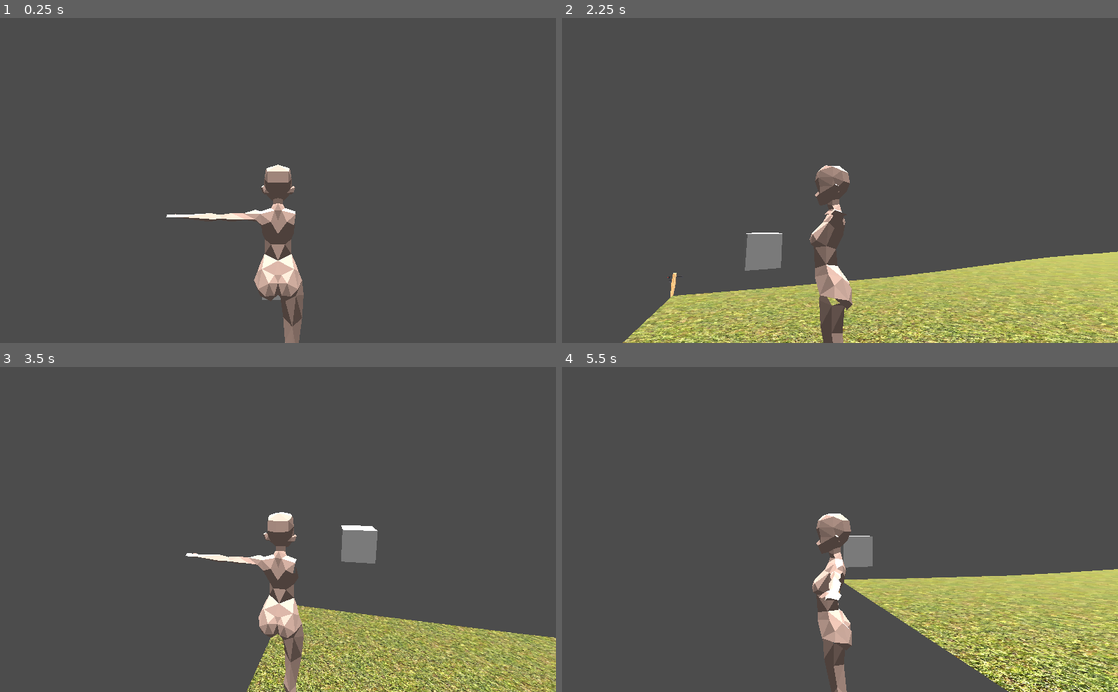
Above: before the commit, frames 1-4 (two rows, left to right).
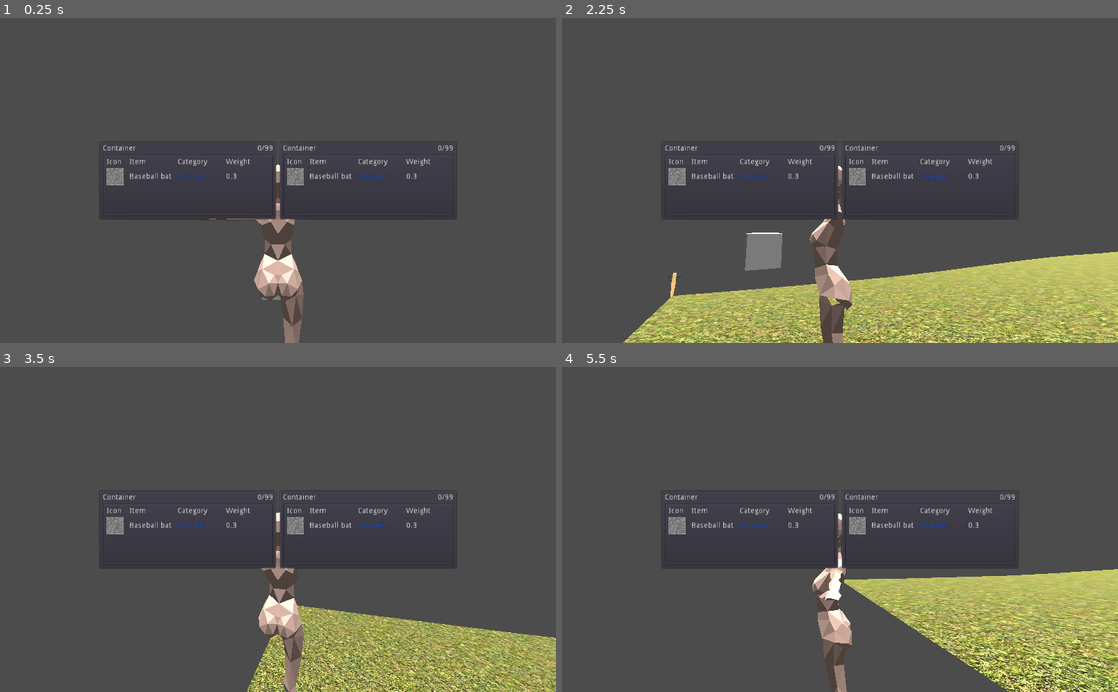
Above: after the commit, the same moments.

Repository: paperweights/z
Game: Godot game, scene res://world/world.tscn
The game is run twice, just before and just after one commit, with the same random seed, the same clock (stepped at 60 frames per second) and the same inputs.
Inputs (mouse positions are in pixels of both pictures, inside the frame that each line leads up to):
- Up to frame 1 (0.25 s): no input
- Up to frame 2 (2.25 s): tap Enter at 0.5 s; move the mouse to (867, 180) at 0.52 s; hold S (camera_backward) 0.53-1.28 s; tap Space (player_jump) at 0.77, 1.52 s; move the mouse to (812, 180) at 1.27 s; tap W (camera_forward) at 1.35 s; move the mouse to (851, 174) at 2.02 s; hold A (camera_left) from 2.03 s (still down)
- Up to frame 3 (3.5 s): move the mouse to (272, 536) at 2.77 s; release A (camera_left) at 2.78 s; tap D (camera_right) at 2.85 s; tap Space (player_jump) at 3.02 s
- Up to frame 4 (5.5 s): move the mouse to (878, 532) at 3.52 s; hold S (camera_backward) 3.53-4.28 s; tap Space (player_jump) at 3.77, 4.52, 5 s; move the mouse to (795, 526) at 4.27 s; tap W (camera_forward) at 4.35 s; move the mouse to (845, 529) at 5.02 s; hold A (camera_left) from 5.03 s (still down)

The runs differ from the first frame. In frame 1, 2.2% of the frame differs, in the area x 17-83%, y 38-63%; in frame 2, 2.0%; in frame 3, 2.9%; in frame 4, 2.5%.

Commit message:
working on items
items are resources, which means they're defined in files

containers store items, like an inventory or box

working on container ui

Diff:
--- /dev/null
+++ b/items/container.gd
@@ -0,0 +1,4 @@
+extends Reference
+
+export(float) var _max_weight
+export(Array, Resource) var _items = []
--- /dev/null
+++ b/items/item.gd
@@ -0,0 +1,6 @@
+extends Resource
+class_name Item
+
+export(String) var name
+export(Texture) var icon
+export(float) var weight
--- /dev/null
+++ b/items/resources/gun.tres
@@ -0,0 +1,8 @@
+[gd_resource type="Resource" load_steps=2 format=2]
+
+[ext_resource path="res://items/item.gd" type="Script" id=1]
+
+[resource]
+script = ExtResource( 1 )
+name = ""
+weight = 0.0
--- a/project.godot
+++ b/project.godot
@@ -12,42 +12,47 @@
 "base": "ValidLine",
 "class": "AsciiLine",
 "language": "GDScript",
-"path": "res://menu/line_edits/ascii_line.gd"
+"path": "res://ui/menu/line_edits/ascii_line.gd"
 }, {
 "base": "Menu",
 "class": "HostMenu",
 "language": "GDScript",
-"path": "res://menu/host_menu.gd"
+"path": "res://ui/menu/host_menu.gd"
 }, {
 "base": "Menu",
 "class": "HostingMenu",
 "language": "GDScript",
-"path": "res://menu/hosting_menu.gd"
+"path": "res://ui/menu/hosting_menu.gd"
 }, {
 "base": "ValidLine",
 "class": "IpAddressLine",
 "language": "GDScript",
-"path": "res://menu/line_edits/ip_address_line.gd"
+"path": "res://ui/menu/line_edits/ip_address_line.gd"
+}, {
+"base": "Resource",
+"class": "Item",
+"language": "GDScript",
+"path": "res://items/item.gd"
 }, {
 "base": "Menu",
 "class": "JoinMenu",
 "language": "GDScript",
-"path": "res://menu/join_menu.gd"
+"path": "res://ui/menu/join_menu.gd"
 }, {
 "base": "Menu",
 "class": "JoiningMenu",
 "language": "GDScript",
-"path": "res://menu/joining_menu.gd"
+"path": "res://ui/menu/joining_menu.gd"
 }, {
 "base": "Menu",
 "class": "MainMenu",
 "language": "GDScript",
-"path": "res://menu/main_menu.gd"
+"path": "res://ui/menu/main_menu.gd"
 }, {
 "base": "CenterContainer",
 "class": "Menu",
 "language": "GDScript",
-"path": "res://menu/menu.gd"
+"path": "res://ui/menu/menu.gd"
 }, {
 "base": "Reference",
 "class": "Modifier",
@@ -57,7 +62,7 @@
 "base": "ValidLine",
 "class": "NumberLine",
 "language": "GDScript",
-"path": "res://menu/line_edits/number_line.gd"
+"path": "res://ui/menu/line_edits/number_line.gd"
 }, {
 "base": "KinematicBody",
 "class": "Player",
@@ -72,7 +77,7 @@
 "base": "NumberLine",
 "class": "PortLine",
 "language": "GDScript",
-"path": "res://menu/line_edits/port_line.gd"
+"path": "res://ui/menu/line_edits/port_line.gd"
 }, {
 "base": "Reference",
 "class": "ServerData",
@@ -82,7 +87,7 @@
 "base": "Menu",
 "class": "ServerInfoMenu",
 "language": "GDScript",
-"path": "res://menu/server_info_menu.gd"
+"path": "res://ui/menu/server_info_menu.gd"
 }, {
 "base": "Reference",
 "class": "Stat",
@@ -92,13 +97,14 @@
 "base": "LineEdit",
 "class": "ValidLine",
 "language": "GDScript",
-"path": "res://menu/line_edits/valid_line.gd"
+"path": "res://ui/menu/line_edits/valid_line.gd"
 } ]
 _global_script_class_icons={
 "AsciiLine": "",
 "HostMenu": "",
 "HostingMenu": "",
 "IpAddressLine": "",
+"Item": "",
 "JoinMenu": "",
 "JoiningMenu": "",
 "MainMenu": "",
--- /dev/null
+++ b/ui/container.tscn
@@ -0,0 +1,129 @@
+[gd_scene load_steps=3 format=2]
+
+[sub_resource type="OpenSimplexNoise" id=2]
+octaves = 9
+period = 2.2
+
+[sub_resource type="NoiseTexture" id=1]
+width = 32
+height = 32
+seamless = true
+noise = SubResource( 2 )
+
+[node name="Container" type="PanelContainer"]
+margin_left = 405.0
+margin_top = 234.0
+margin_right = 619.0
+margin_bottom = 366.0
+
+[node name="VBoxContainer" type="VBoxContainer" parent="."]
+margin_left = 7.0
+margin_top = 7.0
+margin_right = 321.0
+margin_bottom = 139.0
+
+[node name="HBoxContainer" type="HBoxContainer" parent="VBoxContainer"]
+margin_right = 314.0
+margin_bottom = 14.0
+
+[node name="Title" type="Label" parent="VBoxContainer/HBoxContainer"]
+margin_right = 155.0
+margin_bottom = 14.0
+size_flags_horizontal = 3
+text = "Container"
+
+[node name="Capacity" type="Label" parent="VBoxContainer/HBoxContainer"]
+margin_left = 159.0
+margin_right = 314.0
+margin_bottom = 14.0
+size_flags_horizontal = 3
+text = "0/99"
+align = 2
+
+[node name="PanelContainer" type="PanelContainer" parent="VBoxContainer"]
+margin_top = 18.0
+margin_right = 314.0
+margin_bottom = 132.0
+
+[node name="ScrollContainer" type="ScrollContainer" parent="VBoxContainer/PanelContainer"]
+margin_left = 7.0
+margin_top = 7.0
+margin_right = 307.0
+margin_bottom = 107.0
+rect_min_size = Vector2( 300, 100 )
+scroll_horizontal_enabled = false
+
+[node name="VBoxContainer" type="VBoxContainer" parent="VBoxContainer/PanelContainer/ScrollContainer"]
+margin_right = 300.0
+margin_bottom = 50.0
+size_flags_horizontal = 3
+
+[node name="Heading" type="HBoxContainer" parent="VBoxContainer/PanelContainer/ScrollContainer/VBoxContainer"]
+margin_right = 300.0
+margin_bottom = 14.0
+custom_constants/separation = 10
+
+[node name="Icon" type="Label" parent="VBoxContainer/PanelContainer/ScrollContainer/VBoxContainer/Heading"]
+margin_right = 32.0
+margin_bottom = 14.0
+rect_min_size = Vector2( 32, 0 )
+text = "Icon"
+
+[node name="Item" type="Label" parent="VBoxContainer/PanelContainer/ScrollContainer/VBoxContainer/Heading"]
+margin_left = 42.0
+margin_right = 121.0
+margin_bottom = 14.0
+size_flags_horizontal = 3
+text = "Item"
+
+[node name="Category" type="Label" parent="VBoxContainer/PanelContainer/ScrollContainer/VBoxContainer/Heading"]
+margin_left = 131.0
+margin_right = 210.0
+margin_bottom = 14.0
+size_flags_horizontal = 3
+text = "Category"
+
+[node name="Weight" type="Label" parent="VBoxContainer/PanelContainer/ScrollContainer/VBoxContainer/Heading"]
+margin_left = 220.0
+margin_right = 300.0
+margin_bottom = 14.0
+size_flags_horizontal = 3
+text = "Weight"
+
+[node name="Entry" type="HBoxContainer" parent="VBoxContainer/PanelContainer/ScrollContainer/VBoxContainer"]
+margin_top = 18.0
+margin_right = 300.0
+margin_bottom = 50.0
+custom_constants/separation = 10
+
+[node name="Icon" type="TextureRect" parent="VBoxContainer/PanelContainer/ScrollContainer/VBoxContainer/Entry"]
+margin_right = 32.0
+margin_bottom = 32.0
+rect_min_size = Vector2( 32, 32 )
+texture = SubResource( 1 )
+
+[node name="Name" type="Label" parent="VBoxContainer/PanelContainer/ScrollContainer/VBoxContainer/Entry"]
+margin_left = 42.0
+margin_top = 9.0
+margin_right = 121.0
+margin_bottom = 23.0
+size_flags_horizontal = 3
+text = "Baseball batasdfasdf"
+clip_text = true
+
+[node name="Category" type="Label" parent="VBoxContainer/PanelContainer/ScrollContainer/VBoxContainer/Entry"]
+modulate = Color( 0.08, 0.32, 0.8, 1 )
+margin_left = 131.0
+margin_top = 9.0
+margin_right = 210.0
+margin_bottom = 23.0
+size_flags_horizontal = 3
+text = "Weapon"
+
+[node name="Weight" type="Label" parent="VBoxContainer/PanelContainer/ScrollContainer/VBoxContainer/Entry"]
+margin_left = 220.0
+margin_top = 9.0
+margin_right = 300.0
+margin_bottom = 23.0
+size_flags_horizontal = 3
+text = "0.3"
--- a/ui/inventory.tscn
+++ /dev/null
@@ -1,28 +0,0 @@
-[gd_scene format=2]
-
-[node name="Inventory" type="PanelContainer"]
-margin_left = 405.0
-margin_top = 234.0
-margin_right = 619.0
-margin_bottom = 366.0
-
-[node name="VBoxContainer" type="VBoxContainer" parent="."]
-margin_left = 7.0
-margin_top = 7.0
-margin_right = 207.0
-margin_bottom = 125.0
-
-[node name="Title" type="Label" parent="VBoxContainer"]
-margin_right = 200.0
-margin_bottom = 14.0
-text = "Inventory"
-align = 1
-
-[node name="ScrollContainer" type="ScrollContainer" parent="VBoxContainer"]
-margin_top = 18.0
-margin_right = 200.0
-margin_bottom = 118.0
-rect_min_size = Vector2( 200, 100 )
-scroll_horizontal_enabled = false
-
-[node name="VBoxContainer" type="VBoxContainer" parent="VBoxContainer/ScrollContainer"]
--- a/world/world.tscn
+++ b/world/world.tscn
@@ -1,7 +1,7 @@
 [gd_scene load_steps=8 format=2]
 
 [ext_resource path="res://weapons/bat/baseball_bat.tscn" type="PackedScene" id=1]
-[ext_resource path="res://ui/inventory.tscn" type="PackedScene" id=2]
+[ext_resource path="res://ui/container.tscn" type="PackedScene" id=2]
 [ext_resource path="res://weapons/vp9/vp9.tscn" type="PackedScene" id=3]
 [ext_resource path="res://entity/player/Player.tscn" type="PackedScene" id=4]
 [ext_resource path="res://floor/floor.gd" type="Script" id=6]
@@ -52,21 +52,19 @@
 anchor_bottom = 1.0
 
 [node name="HBoxContainer" type="HBoxContainer" parent="GUI/CenterContainer"]
-visible = false
-margin_left = 493.0
-margin_top = 293.0
-margin_right = 531.0
-margin_bottom = 307.0
-custom_constants/separation = 10
+margin_left = 282.0
+margin_top = 227.0
+margin_right = 742.0
+margin_bottom = 373.0
 
 [node name="Inventory" parent="GUI/CenterContainer/HBoxContainer" instance=ExtResource( 2 )]
 margin_left = 0.0
 margin_top = 0.0
-margin_right = 214.0
-margin_bottom = 132.0
+margin_right = 228.0
+margin_bottom = 146.0
 
 [node name="Inventory2" parent="GUI/CenterContainer/HBoxContainer" instance=ExtResource( 2 )]
-margin_left = 224.0
+margin_left = 232.0
 margin_top = 0.0
-margin_right = 438.0
-margin_bottom = 132.0
+margin_right = 460.0
+margin_bottom = 146.0
